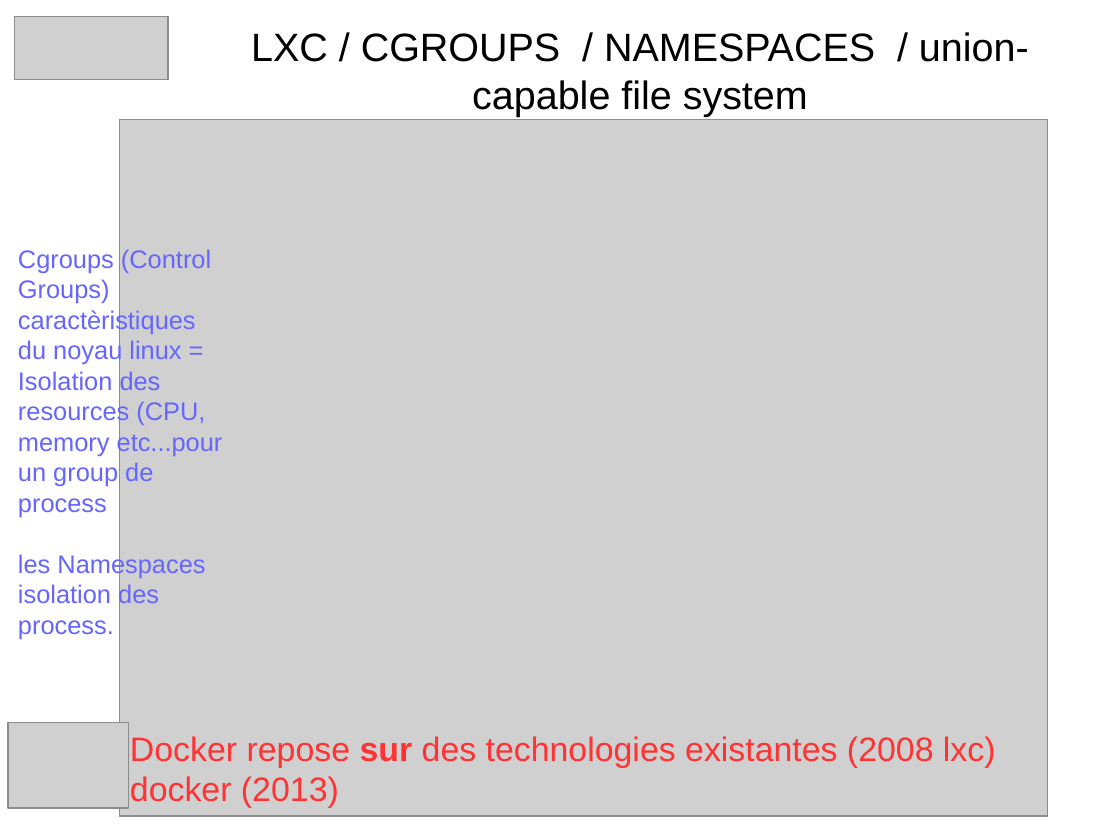
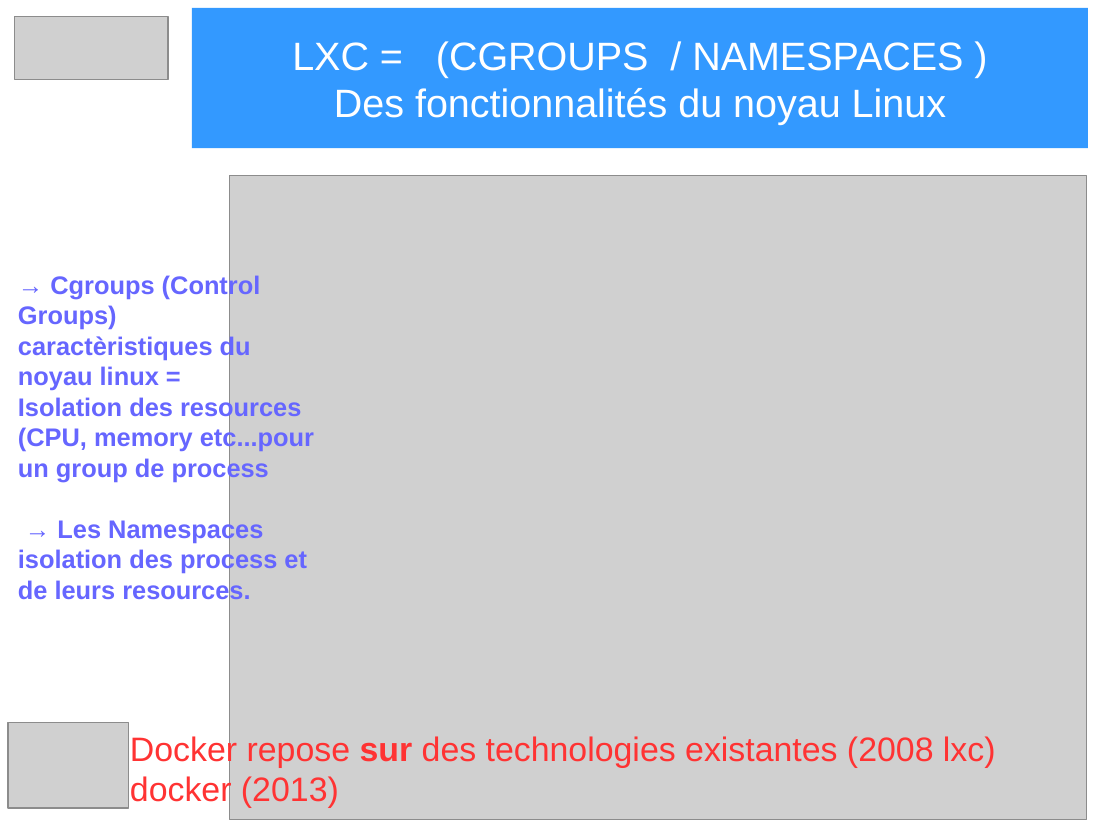
Before and after one commit to heylve/current, a slide deck: slide 3 of Rencontre_devs/docker_dev_conf_20_11_2017.odp. Drawn at 1120x840 pixels with LibreOffice and Linux fonts; fonts in the diff are those of the drawing; grey boxes stand for pictures. Boxes give left, top, right and bottom in pixels: in the first picture for what was removed or moved away, otherwise in the second. Text is boxed around its words. In the diff, an @@ line names an element or a change of style, - is before the commit and + after.

```diff
--- a/Rencontre_devs/docker_dev_conf_20_11_2017.odp
+++ b/Rencontre_devs/docker_dev_conf_20_11_2017.odp
@@ title "LXC = (CGROUPS / NAMESPACES ..." resized from (x1=251, y1=32, x2=1029, y2=116) to (x1=192, y1=8, x2=1088, y2=148) @@
@@ title "LXC = (CGROUPS / NAMESPACES ..." at (x1=192, y1=8, x2=1088, y2=148): fill none to #3399FF @@
@@ title at (x1=292, y1=41, x2=963, y2=125): text changed; text colour #000000 to #FFFFFF @@
-LXC / CGROUPS / NAMESPACES / union-capable file system
-Des fonctionnalités du noyau Linux
+LXC = (CGROUPS / NAMESPACES )
+Des fonctionnalités du noyau Linux
@@ picture resized from (x1=120, y1=119, x2=1048, y2=816) to (x1=230, y1=176, x2=1087, y2=820) @@
@@ text "→ Cgroups (Control Groups) caractèristiques ..." moved from (x1=18, y1=249, x2=223, y2=639) to (x1=18, y1=273, x2=314, y2=604) @@
@@ text at (x1=18, y1=273, x2=261, y2=390): text changed; bold on @@
-Cgroups (Control Groups) caractèristiques du noyau linux =
+→ Cgroups (Control Groups) caractèristiques du noyau linux =
@@ text at (x1=18, y1=395, x2=314, y2=482): bold on in "Isolation des resources (CPU, memory etc...pour un ..." @@
@@ text at (x1=18, y1=517, x2=307, y2=604): text changed; bold on @@
-les Namespaces isolation des process.
+→ Les Namespaces isolation des process et de leurs resources.
```
Also in this commit, not shown: 16 other slides changed, 1 slide added, 1 slide removed.
